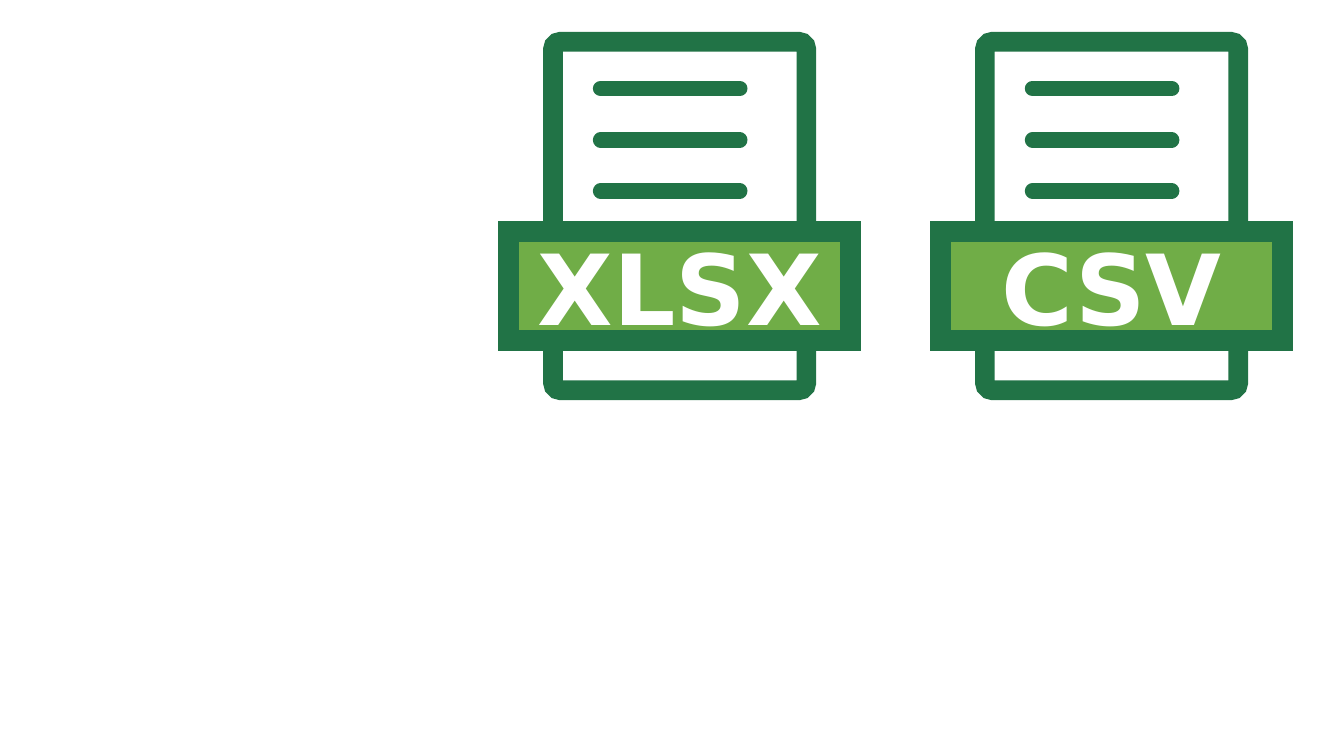
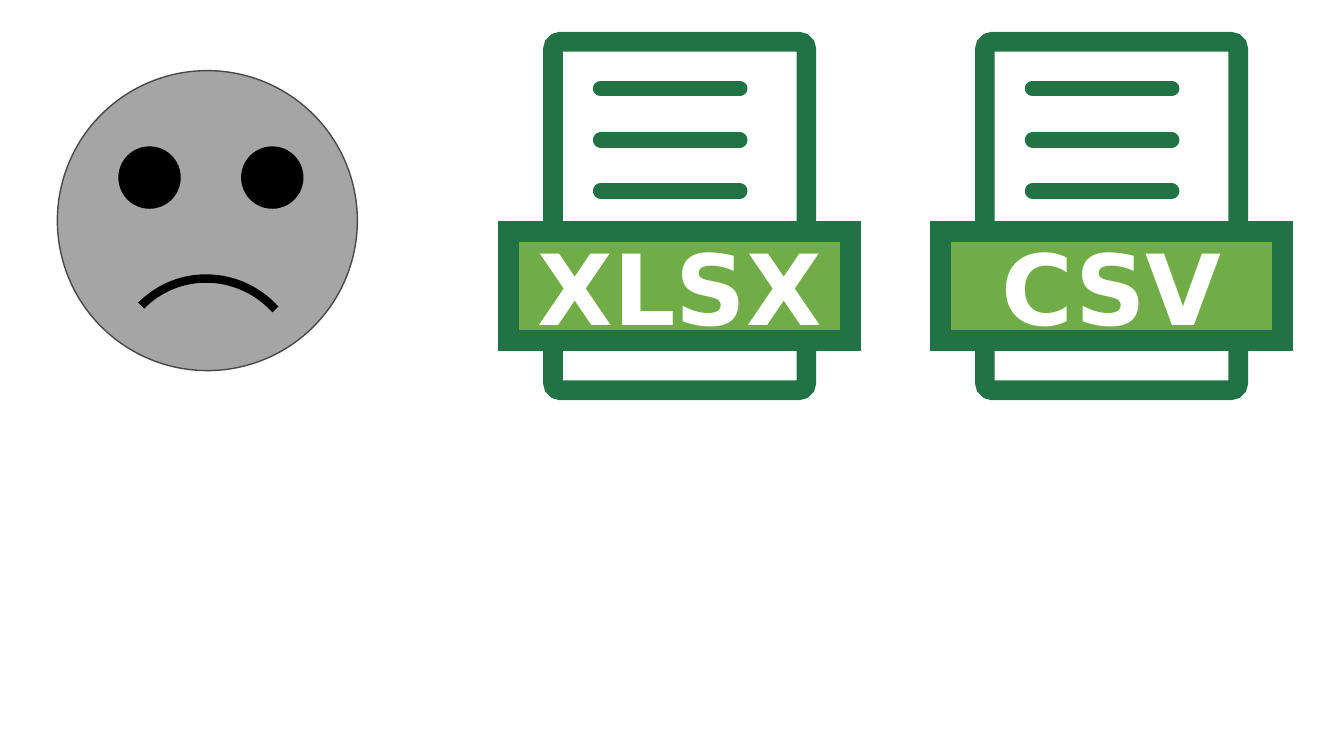
Before and after one commit to scrutinydebugger/scrutiny-devtools, a slide deck: slide 6 of graphics/graphics.pptx. Drawn at 1344x756 pixels with LibreOffice and Linux fonts; fonts in the diff are those of the drawing. Boxes give left, top, right and bottom in pixels: in the first picture for what was removed or moved away, otherwise in the second. Text is boxed around its words. In the diff, an @@ line names an element or a change of style, - is before the commit and + after.

```diff
--- a/graphics/graphics.pptx
+++ b/graphics/graphics.pptx
@@ group added at [57,71,358,502]: 3 ellipses, 1 arc (boxed as its full ellipse) @@
```
Also in this commit, not shown: 2 other files.
